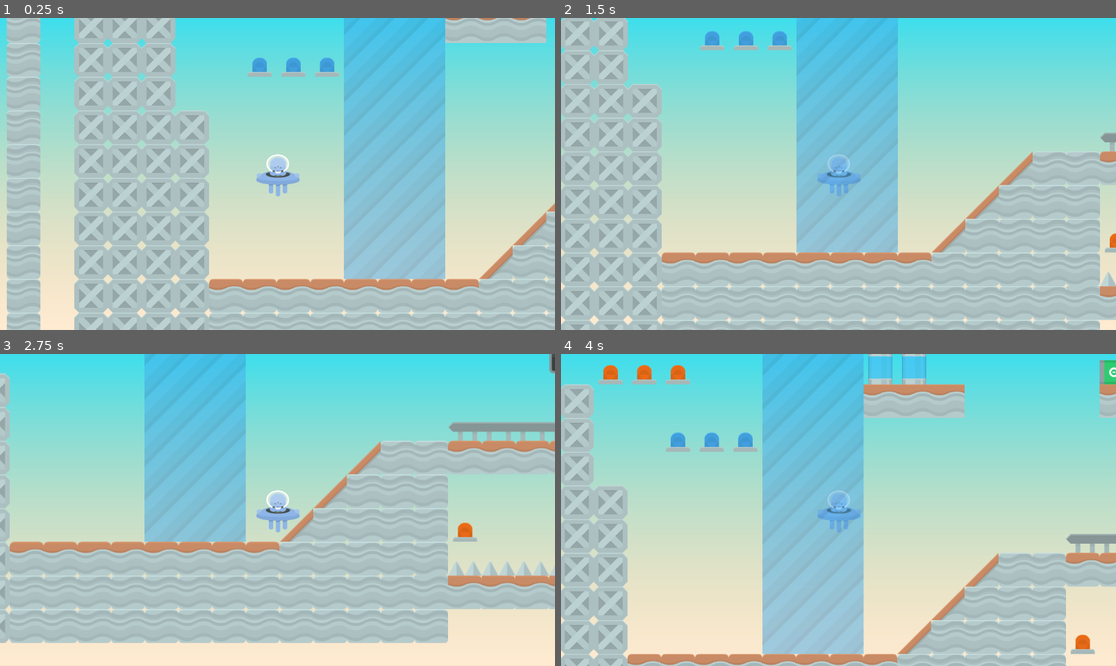
Above: before the commit, frames 1-4 (two rows, left to right).
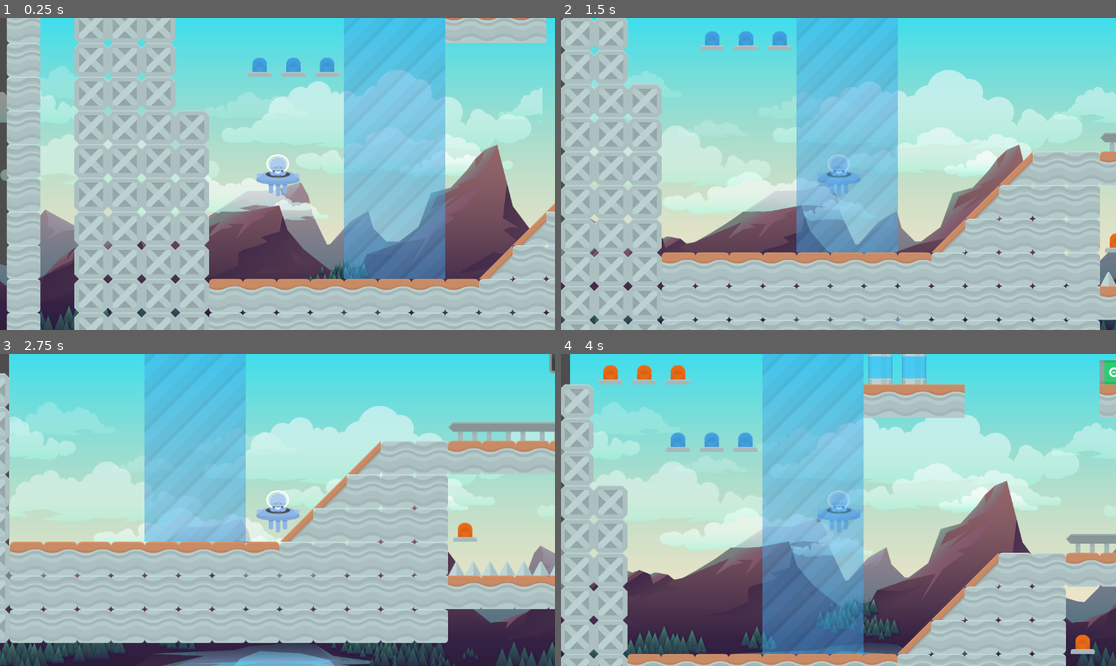
Above: after the commit, the same moments.

Repository: rodrigo-teixeira-silva/Trilha_desenvolvimento_godot
Game: Godot game, scene res://node_2d.tscn
Same seed, same stepped clock (60 frames per second), same inputs: the game is played once before the commit and once after it.
Inputs:
- Up to frame 1 (0.25 s): no input
- Up to frame 2 (1.5 s): tap Enter at 0.5 s; hold Right (ui_right) 0.53-1.28 s; hold Down (ui_down) from 1.28 s (still down)
- Up to frame 3 (2.75 s): release Down (ui_down) at 2.03 s; hold Right (ui_right) from 2.03 s (still down)
- Up to frame 4 (4 s): release Right (ui_right) at 2.78 s; hold Up (ui_up) 2.78-3.53 s; hold Left (ui_left) from 3.53 s (still down)

The runs differ from the first frame. In frame 1, 24% of the frame differs, in the area x 0-100%, y 0-100%; in frame 2, 16%; in frame 3, 18%; in frame 4, 32%.

Commit message:
feat: config parallarBackground

Diff:
--- a/industrial---platform/node_2d.tscn
+++ b/industrial---platform/node_2d.tscn
@@ -1,9 +1,15 @@
-[gd_scene load_steps=9 format=3 uid="uid://l7wfuadtwdk0"]
+[gd_scene load_steps=15 format=3 uid="uid://l7wfuadtwdk0"]
 
 [ext_resource type="Texture2D" uid="uid://bu1rv7dvsovpo" path="res://assets/platform/Tilesheet/platformerPack_industrial_tilesheet.png" id="1_wtcfe"]
 [ext_resource type="Texture2D" uid="uid://j4rvw6j2ynwn" path="res://assets/PNG/game_background_1/layers/sky.png" id="4_0hol4"]
+[ext_resource type="Texture2D" uid="uid://63yldghn5amu" path="res://assets/PNG/game_background_1/layers/rocks_2.png" id="5_d21ai"]
 [ext_resource type="Script" uid="uid://cua4fd486hjuv" path="res://scripts/character_body_2d.gd" id="5_kdubu"]
 [ext_resource type="Texture2D" uid="uid://ybvfvvifjvgj" path="res://assets/alien/PNG/shipBlue_manned.png" id="5_q6r6c"]
+[ext_resource type="Texture2D" uid="uid://dmedbj635xswq" path="res://assets/PNG/game_background_1/layers/rocks_1.png" id="5_rj586"]
+[ext_resource type="Texture2D" uid="uid://dalkfr2pf6bjf" path="res://assets/PNG/game_background_1/layers/clouds_1.png" id="6_ir8iy"]
+[ext_resource type="Texture2D" uid="uid://dgqgw34wv1eqd" path="res://assets/PNG/game_background_1/layers/clouds_2.png" id="7_hqns4"]
+[ext_resource type="Texture2D" uid="uid://br7a4w7jivb0m" path="res://assets/PNG/game_background_1/layers/clouds_3.png" id="8_x0ka3"]
+[ext_resource type="Texture2D" uid="uid://d1f2sb6m0jequ" path="res://assets/PNG/game_background_1/layers/clouds_4.png" id="9_0h7mo"]
 
 [sub_resource type="PhysicsMaterial" id="PhysicsMaterial_kdubu"]
 
@@ -1741,5 +1747,54 @@
 motion_scale = Vector2(0, 0)
 
 [node name="sprite" type="Sprite2D" parent="ParallaxBackground/sky"]
+position = Vector2(31.6667, 0)
 texture = ExtResource("4_0hol4")
 centered = false
+
+[node name="Rocks1" type="ParallaxLayer" parent="ParallaxBackground"]
+motion_scale = Vector2(0.5, 0)
+motion_mirroring = Vector2(1920, 0)
+
+[node name="sprite" type="Sprite2D" parent="ParallaxBackground/Rocks1"]
+position = Vector2(911.667, 663.333)
+texture = ExtResource("5_rj586")
+
+[node name="cloud1" type="ParallaxLayer" parent="ParallaxBackground"]
+motion_scale = Vector2(0.1, 0)
+motion_mirroring = Vector2(1920, 0)
+
+[node name="sprite" type="Sprite2D" parent="ParallaxBackground/cloud1"]
+position = Vector2(911.667, 663.333)
+texture = ExtResource("6_ir8iy")
+
+[node name="cloud2" type="ParallaxLayer" parent="ParallaxBackground"]
+motion_scale = Vector2(0.15, 0)
+motion_mirroring = Vector2(1920, 0)
+
+[node name="sprite" type="Sprite2D" parent="ParallaxBackground/cloud2"]
+position = Vector2(911.667, 663.333)
+texture = ExtResource("7_hqns4")
+
+[node name="cloud3" type="ParallaxLayer" parent="ParallaxBackground"]
+motion_scale = Vector2(0.2, 0)
+motion_mirroring = Vector2(1920, 0)
+
+[node name="sprite" type="Sprite2D" parent="ParallaxBackground/cloud3"]
+position = Vector2(911.667, 663.333)
+texture = ExtResource("8_x0ka3")
+
+[node name="cloud4" type="ParallaxLayer" parent="ParallaxBackground"]
+motion_scale = Vector2(0.25, 0)
+motion_mirroring = Vector2(1920, 0)
+
+[node name="sprite" type="Sprite2D" parent="ParallaxBackground/cloud4"]
+position = Vector2(911.667, 663.333)
+texture = ExtResource("9_0h7mo")
+
+[node name="Rocks2" type="ParallaxLayer" parent="ParallaxBackground"]
+motion_scale = Vector2(0.6, 0)
+motion_mirroring = Vector2(1920, 0)
+
+[node name="sprite" type="Sprite2D" parent="ParallaxBackground/Rocks2"]
+position = Vector2(955, 676.667)
+texture = ExtResource("5_d21ai")
